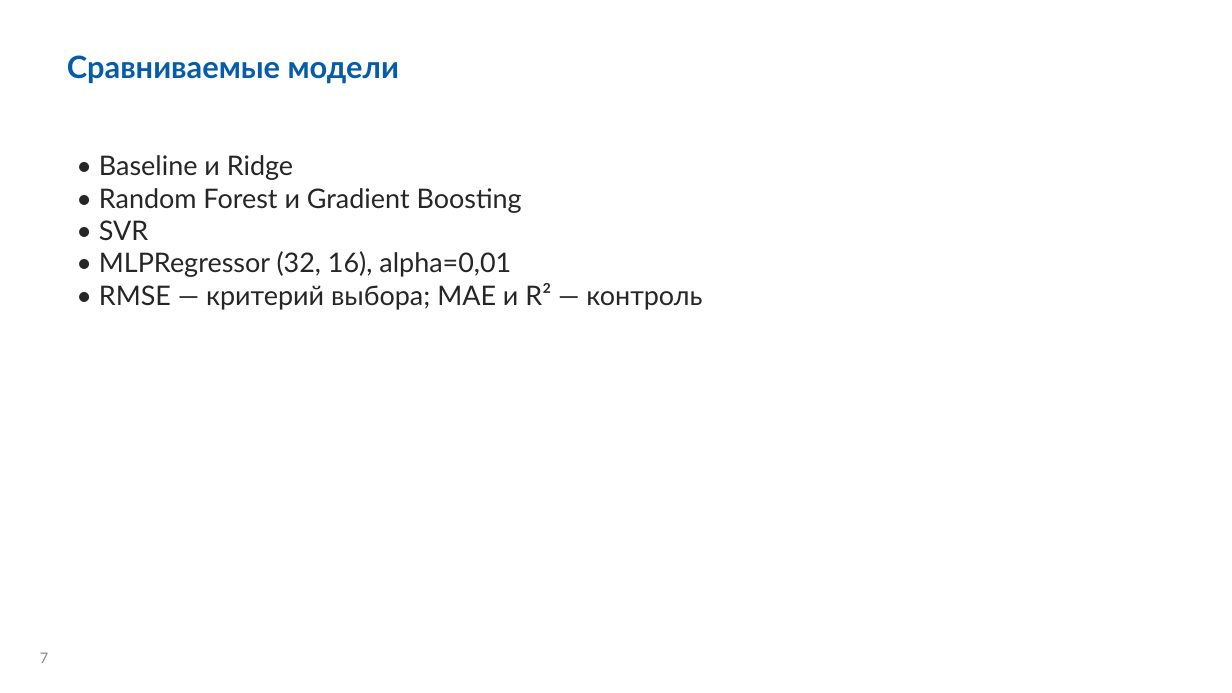
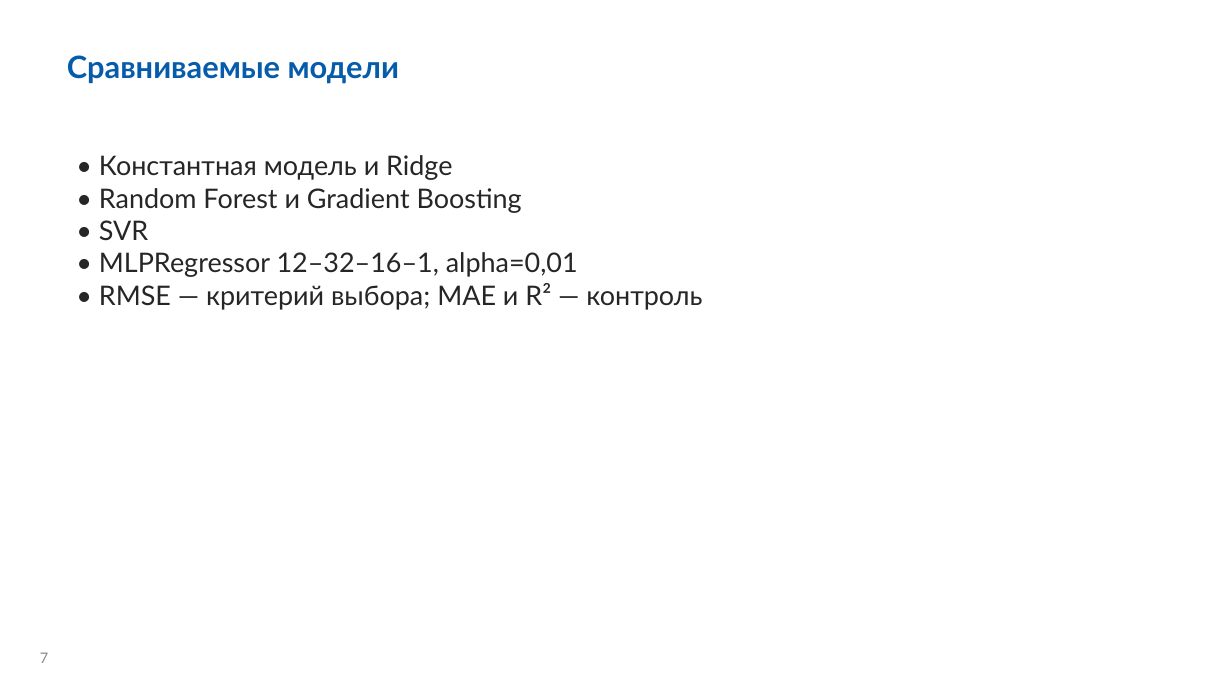
Before and after one commit to fpvcstep/composites-property-prediction, a slide deck: slide 7 of presentation/defense.pptx. Drawn at 1232x693 pixels with LibreOffice and Linux fonts; fonts in the diff are those of the drawing; background and template pictures are left out. Boxes give left, top, right and bottom in pixels: in the first picture for what was removed or moved away, otherwise in the second. Text is boxed around its words. In the diff, an @@ line names an element or a change of style, - is before the commit and + after.

```diff
--- a/presentation/defense.pptx
+++ b/presentation/defense.pptx
@@ text at box(99, 155, 452, 180): text changed @@
-• Baseline и Ridge
+• Константная модель и Ridge
@@ text at box(99, 252, 578, 277): text changed @@
-• MLPRegressor (32, 16), alpha=0,01
+• MLPRegressor 12–32–16–1, alpha=0,01
```
Also in this commit, not shown: 11 other slides changed, 16 other files.
